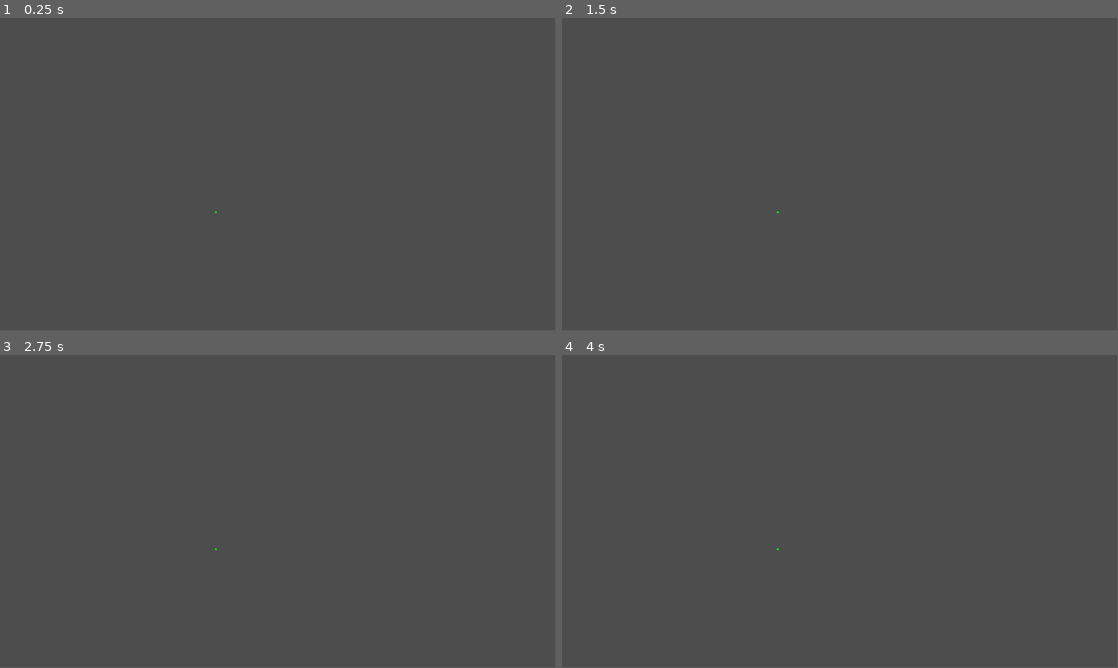
Above: before the commit, frames 1-4 (two rows, left to right).
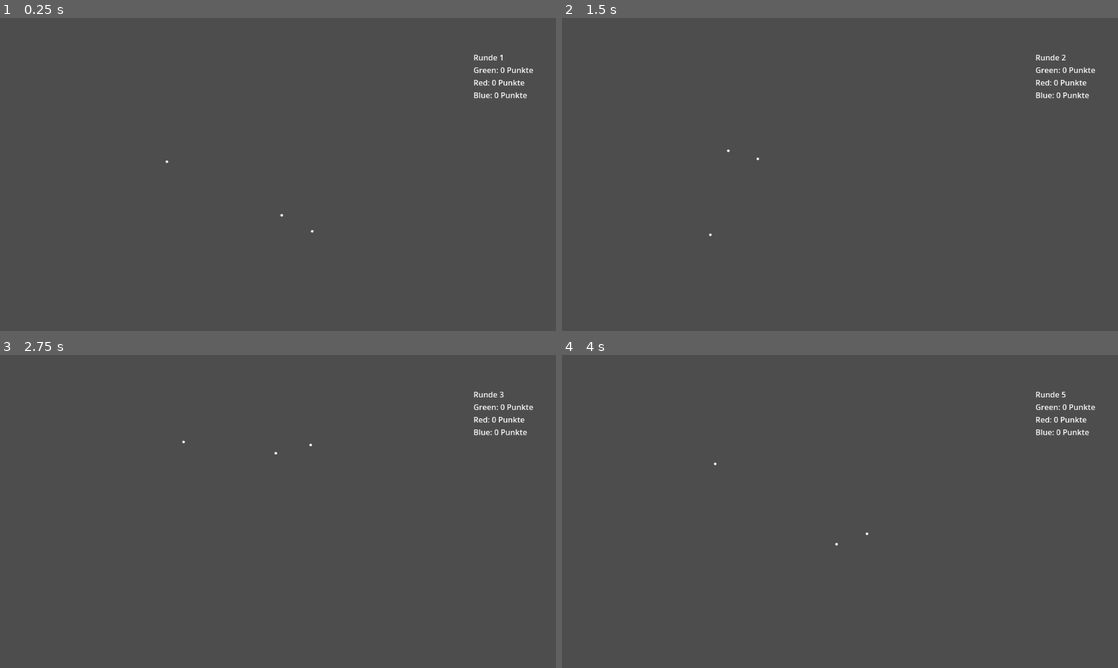
Above: after the commit, the same moments.

Repository: Georg2002/Achtung-die-Kurve
Game: Godot game, scene res://MainScene.tscn
Two runs of this game, one before a commit and one after it. Both use one fixed random seed, a clock stepped at 60 frames per second and the inputs below.
Inputs:
- Up to frame 1 (0.25 s): no input
- Up to frame 2 (1.5 s): tap Enter at 0.5 s; hold Right (right) 0.53-1.28 s; tap Space (start, bound only after the commit) at 0.6, 1.25, 1.35 s; hold S from 1.28 s (still down)
- Up to frame 3 (2.75 s): tap Space (start, bound only after the commit) at 2, 2.1 s; release S at 2.03 s; hold Right (right) from 2.03 s (still down)
- Up to frame 4 (4 s): tap Space (start, bound only after the commit) at 2.75, 2.85, 3.5, 3.6 s; release Right (right) at 2.78 s; hold W 2.78-3.53 s; hold Left (left) from 3.53 s (still down)
In our replay, the window is 799x449 before the commit and 800x450 after it. These sizes can differ from the game's own. Grey fills any space a smaller window leaves; there, only what the larger window draws over its background counts as a difference.

The runs differ from the first frame. In frame 1, 0.3% of the frame differs, in the area x 29-96%, y 11-69%; in frame 2, 0.3%, in the area x 26-96%, y 11-70%; in frame 3, 0.3%; in frame 4, 0.3%.

Commit message:
second half of commit for some reason

Diff:
--- a/CanvasTest.gd
+++ b/CanvasTest.gd
@@ -1,114 +1,136 @@
 extends Node2D
 
 @export var node : Node2D
+@export var scoreLabel : Label
+
 # Called when the node enters the scene tree for the first time.
 func _ready() -> void:
 	pass # Replace with function body.
 
+var viewport : SubViewport
+var viewportSize : Vector2
+var players : Array[Wurm] = [Wurm.new("Green", Color.GREEN, KEY_A, KEY_D), Wurm.new("Red", Color.RED, KEY_LEFT, KEY_RIGHT), Wurm.new("Blue", Color.BLUE, KEY_S, KEY_W)]
 
-
-var viewportSize : Vector2
-var playerPosition : Vector2
-var playerLastPosition : Vector2
-var playerMovement : Vector2
-var omega = 4.0
-var velocity = 100.0
-var playerRotation = randf_range(0, 2*PI)
-var playerLastRotation = playerRotation
-var playerWidth = 5
-var gapSpacingTimer = 0
-var gapLengthTimer = 0
-
-func get_input():
-	var rotation_direction = Input.get_axis("left", "right")
-	return rotation_direction
-
-func move(delta):
-	playerRotation += omega * get_input() * delta
-	playerMovement = velocity * delta * Vector2(cos(playerRotation), sin(playerRotation))
-	playerPosition += playerMovement
-
-	gapSpacingTimer -= delta
-	gapLengthTimer -= delta
-
-	if gapSpacingTimer < 0:
-		var widthEquivalents = playerWidth / velocity
-		gapLengthTimer = randf_range(widthEquivalents * 1.5, widthEquivalents * 4)
-		gapSpacingTimer = randf_range(widthEquivalents * 10, widthEquivalents * 80)
-
-
-var init = false
+enum States {START, PAUSED, RUNNING, END, END_WAITFORCLEAR, CLEAR}
+var stateVar = States.START
+var roundNumber = 0
+var roundWinner : String
 
 var root_view_image : Image
 
-func detectCollision():
-	var radius = playerWidth / 2
-	if (playerPosition.x < radius or
-	playerPosition.y < radius or
-	viewportSize.x - playerPosition.x < radius or
-	viewportSize.y - playerPosition.y < radius):
+func detectCollision(player : Wurm):
+	var radius = player.playerWidth / 2
+	if (player.playerPosition.x < radius or
+	player.playerPosition.y < radius or
+	viewportSize.x - player.playerPosition.x < radius or
+	viewportSize.y - player.playerPosition.y < radius):
 		return true
-	var testRadius = radius + 1
 	for y in range(-radius, radius):
-		var x = 2#sqrt(testRadius*testRadius - y*y)
-		var offset = Vector2(x, y).rotated(playerRotation)
-		var testPos = playerPosition + offset
+		var x = 2
+		var offset = Vector2(x, y).rotated(player.playerRotation)
+		var testPos = player.playerPosition + offset
 		if (testPos.x < 0 or testPos.y < 0 or
 		testPos.x > viewportSize.x or testPos.y > viewportSize.y):
 			return true
 		var pixel = root_view_image.get_pixel(testPos.x, testPos.y)
 		#print(pixel)
 		if pixel != Color.BLACK:
+			print(pixel)
 			return true
-
 	return false
 
-var dead = false
+func findPlayer(i : int):
+	for player in players:
+		if player.id == i:
+			return player
+
+func setLabels():
+	scoreLabel.text = "Runde " + str(roundNumber)
+	for player in players:
+		scoreLabel.text += "\n" + player.name + ": " + str(player.score) + " Punkte"
 
 # Called every frame. 'delta' is the elapsed time since the previous frame.
 func _process(delta: float) -> void:
-	var viewport : SubViewport
+	print(States.keys()[stateVar])
+
+	var startPressed = Input.is_action_just_pressed("start")
 	viewport = node.get_viewport()
 	RenderingServer.viewport_set_clear_mode(viewport.get_viewport_rid(), RenderingServer.VIEWPORT_CLEAR_NEVER)
+	viewportSize = get_viewport_rect().size
 	var root_view_tex = viewport.get_texture()
 	root_view_image = root_view_tex.get_image()
-	viewportSize = get_viewport_rect().size
 
-	if not init:
-		playerPosition = Vector2(randf_range(viewportSize.x * 0.2, viewportSize.x*0.8)
-		, randf_range(viewportSize.y*0.2, viewportSize.y*0.8))
-		playerLastPosition = playerPosition
-		init = true
-	var steps = ceil(delta * velocity / 3.0)#check every 3 pixels
-	playerLastRotation = playerRotation
-	playerLastPosition = playerPosition
-	for i in range(steps):
-		if not dead:
-			deadTimer = 5 / velocity
-			dead = detectCollision()
-		if deadTimer > 0:
-			move(delta / steps)
+	if stateVar == States.RUNNING:
+		if startPressed:
+			stateVar = States.PAUSED
+			startPressed = false
+		var playersAlive = players.size()
+		for player in players:
+			var steps = ceil(delta * player.velocity / 3.0)#check every 3 pixels
+			var deadTimer = 0.000
+			player.playerLastRotation = player.playerRotation
+			player.playerLastPosition = player.playerPosition
+			for i in range(steps):
+				if not player.dead:
+					deadTimer = 5 / player.velocity
+					player.dead = detectCollision(player)
+				if deadTimer > 0:
+					player.move(delta / steps)
 
-	if dead:
-		deadTimer -= delta
-		print("Dead")
+			if player.dead:
+				playersAlive -= 1
+				deadTimer -= delta
+				if playersAlive == 1:
+					stateVar = States.END
+
+	if stateVar == States.PAUSED and startPressed:
+		stateVar = States.RUNNING
+
+	if stateVar == States.END:
+		stateVar = States.END_WAITFORCLEAR
+		for player in players:
+			if not player.dead:
+				roundWinner = str(player.name)
+				player.score += 1
+		setLabels()
+
+
+	if stateVar == States.START:
+		roundNumber += 1
+		stateVar = States.PAUSED
+		for player in players:
+			player.dead = false
+			player.playerPosition = Vector2(randf_range(viewportSize.x * 0.2, viewportSize.x*0.8),
+				randf_range(viewportSize.y*0.2, viewportSize.y*0.8))
+			player.playerRotation = randf_range(0, 2* PI)
+			player.playerLastRotation = player.playerRotation
+			player.playerLastPosition = player.playerPosition
+		setLabels()
+
 	queue_redraw()
-	pass
-
-var deadTimer = 0.000
 
 func _draw():
-	if gapLengthTimer > 0:
+	if stateVar == States.CLEAR:
+		draw_rect(get_viewport_rect(), Color.BLACK, true)
+		stateVar = States.RUNNING
 		return
-	if playerLastRotation == playerRotation:
-		draw_line(playerPosition, playerLastPosition, Color.GREEN, playerWidth)
-		#var x = 2
-	else:
-		var radius = velocity / omega
-		var dir = sign(playerRotation - playerLastRotation)
-		var center = playerPosition + radius * dir * playerMovement.normalized().rotated(PI/2)
-		#draw_circle(center, 2, Color.HOT_PINK)
-		var rotStart = playerLastRotation-dir*PI/2
-		var rotEnd = playerRotation-dir*PI/2*0.99#0.99 to make segments overlap better
-		draw_arc(center, radius, rotStart, rotEnd, 20, Color.GREEN, playerWidth)
+	if stateVar == States.END_WAITFORCLEAR and Input.is_action_just_pressed("start"):
+		draw_rect(get_viewport_rect(), Color.BLACK, true)
+		stateVar = States.START
+		return
+
+	for player in players:
+		if player.gapLengthTimer > 0:
+			return
+		if player.playerLastRotation == player.playerRotation:
+			draw_line(player.playerPosition, player.playerLastPosition, player.color, player.playerWidth)
+			#var x = 2
+		else:
+			var radius = player.velocity / player.omega
+			var dir = sign(player.playerRotation - player.playerLastRotation)
+			var center = player.playerPosition + radius * dir * player.playerMovement.normalized().rotated(PI/2)
+			#draw_circle(center, 2, Color.HOT_PINK)
+			var rotStart = player.playerLastRotation-dir*PI/2
+			var rotEnd = player.playerRotation-dir*PI/2*0.99#0.99 to make segments overlap better
+			draw_arc(center, radius, rotStart, rotEnd, 20, player.color, player.playerWidth)
 	pass
--- a/MainScene.tscn
+++ b/MainScene.tscn
@@ -17,25 +17,28 @@
 
 [node name="ScoreLabel" type="Label" parent="." unique_id=246541921]
 layout_mode = 0
-offset_left = 1010.0
-offset_top = 15.0
-offset_right = 1106.0
-offset_bottom = 67.0
+offset_left = 891.0
+offset_top = 9.0
+offset_right = 968.0
+offset_bottom = 447.0
+text = "Runde"
 
 [node name="SubViewportContainer" type="SubViewportContainer" parent="." unique_id=270050344]
 layout_mode = 0
-offset_right = 40.0
-offset_bottom = 40.0
+offset_right = 817.0
+offset_bottom = 512.0
 
 [node name="SubViewport" type="SubViewport" parent="SubViewportContainer" unique_id=857775920]
 disable_3d = true
 handle_input_locally = false
 msaa_2d = 3
+size = Vector2i(700, 512)
 render_target_update_mode = 4
 
-[node name="Node2D" type="Node2D" parent="SubViewportContainer/SubViewport" unique_id=1078440294 node_paths=PackedStringArray("node")]
+[node name="Node2D" type="Node2D" parent="SubViewportContainer/SubViewport" unique_id=1078440294 node_paths=PackedStringArray("node", "scoreLabel")]
 script = ExtResource("1_3mqji")
 node = NodePath(".")
+scoreLabel = NodePath("../../../ScoreLabel")
 
 [node name="Node2D" type="Node2D" parent="." unique_id=1209071030 node_paths=PackedStringArray("primaryNode")]
 script = ExtResource("2_x4av3")
--- a/UpperDrawLayer.gd
+++ b/UpperDrawLayer.gd
@@ -5,12 +5,11 @@
 func _ready() -> void:
 	pass # Replace with function body.
 
-
 # Called every frame. 'delta' is the elapsed time since the previous frame.
-func _process(delta: float) -> void:
+func _process(_delta: float) -> void:
 	queue_redraw()
 
-
-
 func _draw():
-	draw_circle(primaryNode.playerPosition, primaryNode.playerWidth / 2, Color.GREEN)
+	for player in primaryNode.players:
+		#draw_circle(player.playerPosition, player.playerWidth / 2, player.color)
+		draw_circle(player.playerPosition, player.playerWidth / 2 , Color.WHITE, true, -1, true)
--- a/project.godot
+++ b/project.godot
@@ -19,16 +19,28 @@
 
 gdscript/warnings/integer_division=0
 
+[display]
+
+window/size/borderless=true
+window/stretch/mode="viewport"
+
 [input]
 
 left={
 "deadzone": 0.0,
 "events": [Object(InputEventKey,"resource_local_to_scene":false,"resource_name":"","device":0,"window_id":0,"alt_presse …(194 unchanged characters)…
+, Object(InputEventKey,"resource_local_to_scene":false,"resource_name":"","device":-1,"window_id":0,"alt_pressed":false,"shift_pressed":false,"ctrl_pressed":false,"meta_pressed":false,"pressed":false,"keycode":0,"physical_keycode":65,"key_label":0,"unicode":97,"location":0,"echo":false,"script":null)
 ]
 }
 right={
 "deadzone": 0.0,
 "events": [Object(InputEventKey,"resource_local_to_scene":false,"resource_name":"","device":0,"window_id":0,"alt_presse …(194 unchanged characters)…
+, Object(InputEventKey,"resource_local_to_scene":false,"resource_name":"","device":-1,"window_id":0,"alt_pressed":false,"shift_pressed":false,"ctrl_pressed":false,"meta_pressed":false,"pressed":false,"keycode":0,"physical_keycode":68,"key_label":0,"unicode":100,"location":0,"echo":false,"script":null)
+]
+}
+start={
+"deadzone": 0.2,
+"events": [Object(InputEventKey,"resource_local_to_scene":false,"resource_name":"","device":-1,"window_id":0,"alt_pressed":false,"shift_pressed":false,"ctrl_pressed":false,"meta_pressed":false,"pressed":false,"keycode":0,"physical_keycode":32,"key_label":0,"unicode":32,"location":0,"echo":false,"script":null)
 ]
 }
 
Not shown, changed: .gitignore
